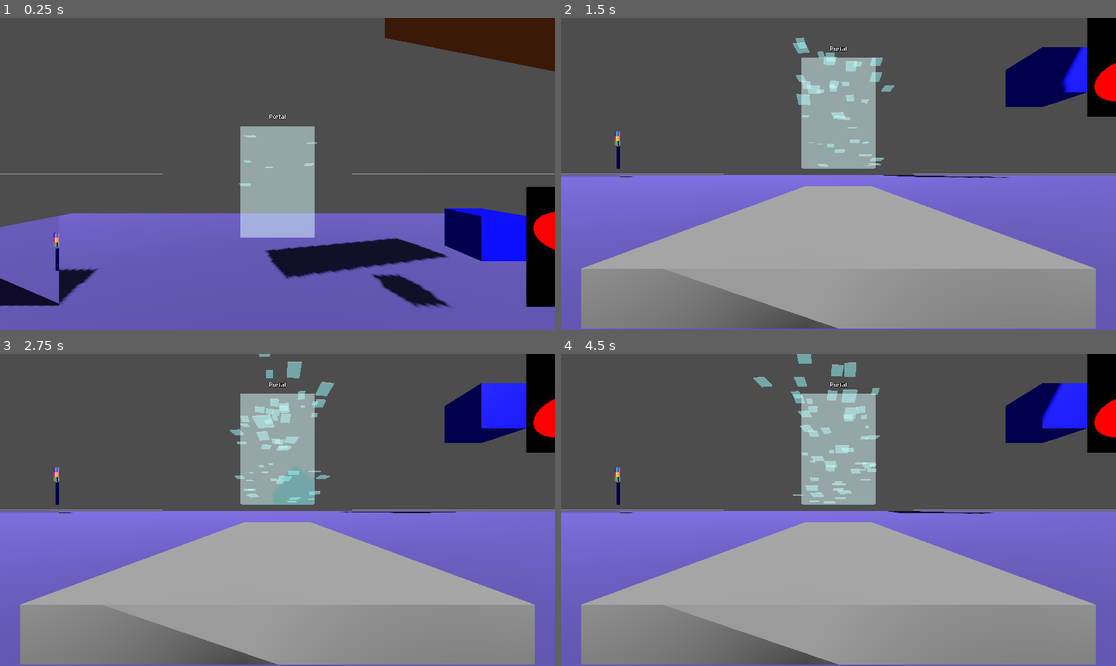
Above: before the commit, frames 1-4 (two rows, left to right).
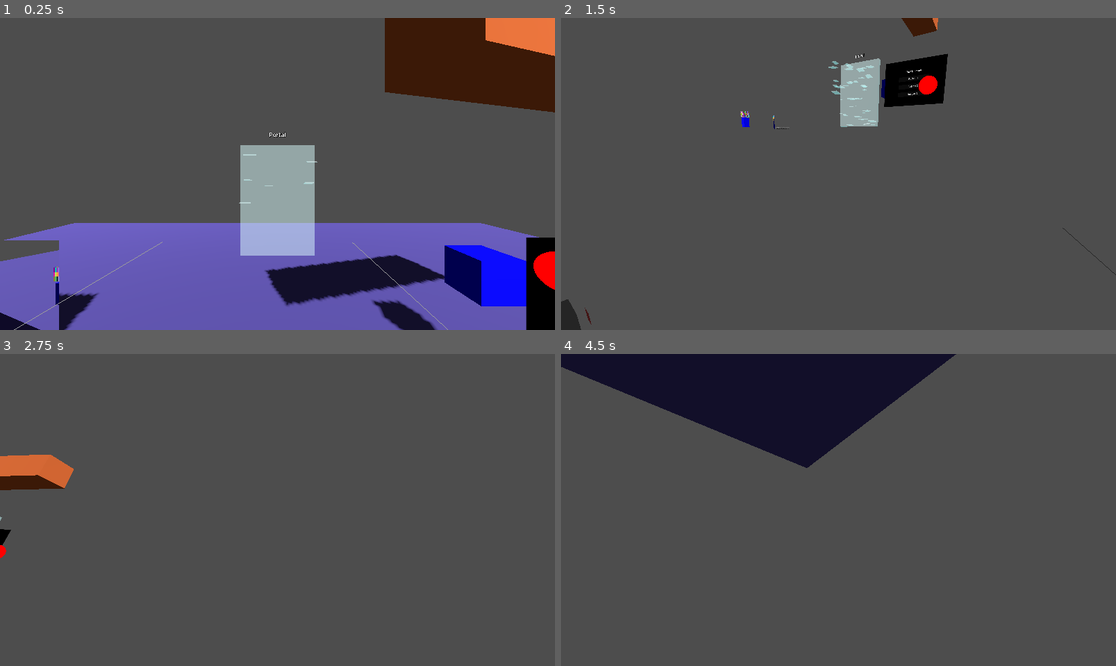
Above: after the commit, the same moments.

Repository: jvastola/GodotPhysicsRig
Game: Godot game, scene res://MainScene.tscn
Two runs of this game, one before a commit and one after it. Both use one fixed random seed, a clock stepped at 60 frames per second and the inputs below.
Inputs (mouse positions are in pixels of both pictures, inside the frame that each line leads up to):
- Up to frame 1 (0.25 s): no input
- Up to frame 2 (1.5 s): move the mouse to (960, 158) at 0.52 s; hold D (move_right) 0.53-1.25 s; hold Shift (sprint) 0.53-1.25 s; click (960, 158) at 0.67 s; tap Space (jump) at 0.77 s; drag from (727, 189) to (810, 236) at 1.27 s
- Up to frame 3 (2.75 s): move the mouse to (333, 441) at 2.02 s; hold D (move_right) from 2.03 s (still down); hold Shift (sprint) from 2.03 s (still down)
- Up to frame 4 (4.5 s): release D (move_right) at 2.75 s; release Shift (sprint) at 2.75 s; drag from (810, 572) to (672, 463) at 2.77 s; move the mouse to (1005, 556) at 3.52 s; hold A (move_left) 3.53-4.25 s; hold Shift (sprint) 3.53-4.25 s; tap Space (jump) at 3.77 s; drag from (672, 463) to (755, 432) at 4.27 s

The runs differ from the first frame. In frame 1, 23% of the frame differs, in the area x 0-100%, y 0-100%; in frame 2, 59%; in frame 3, 59%; in frame 4, 70%.
Error before the commit: Parse Error: There is already a for loop iterator named "iy" declared in this scope. (res://xr_player.gd:407)

Commit message:
fix(xr_player): remove duplicated iterator declaration, compute nx/ny outside loop

Diff:
--- a/xr_player.gd
+++ b/xr_player.gd
@@ -399,12 +399,9 @@
 		var alloc_w: int = col_widths[face_to_col[fi]]
 		var alloc_h: int = row_heights[face_to_row[fi]]
 		var face_rows: Array = cell_colors[fi] as Array
+		var nx: int = max(1, dims.x)
+		var ny: int = max(1, dims.y)
 		for iy in range(alloc_h):
-			var sample_y: int = clamp(iy, 0, dims.y - 1)
-			var row: Array = (face_rows[sample_y] as Array) if sample_y < face_rows.size() else []
-			var nx: int = max(1, dims.x)
-			var ny: int = max(1, dims.y)
-			for iy in range(alloc_h):
 				var sample_y: int = clamp(int(floor(float(iy) * float(ny) / float(alloc_h))), 0, ny - 1)
 				var row: Array = (face_rows[sample_y] as Array) if sample_y < face_rows.size() else []
 				for ix in range(alloc_w):
